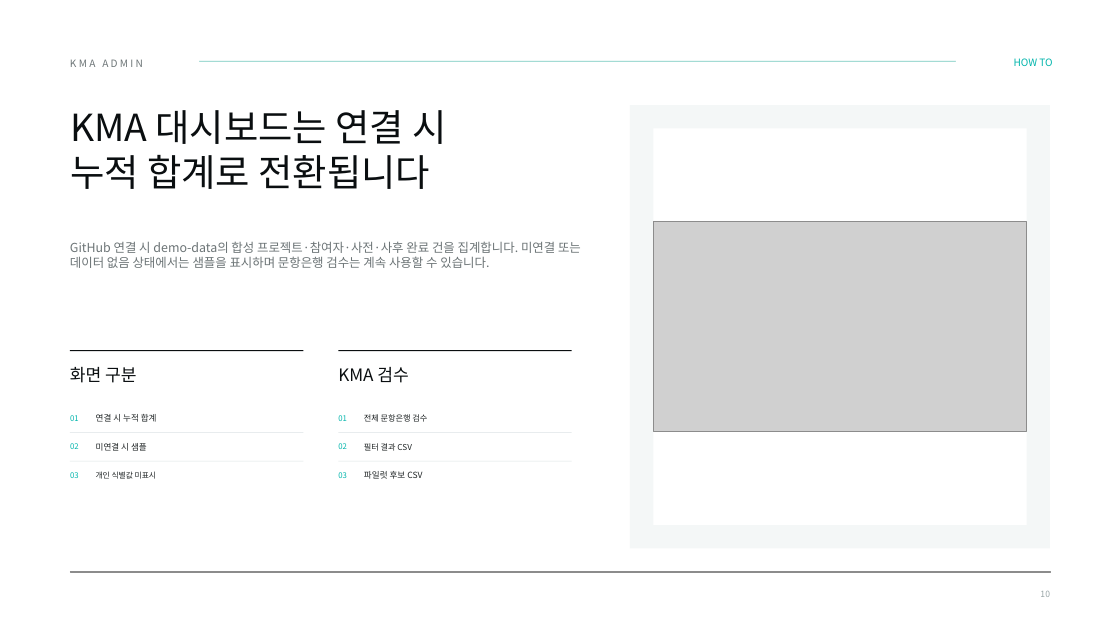
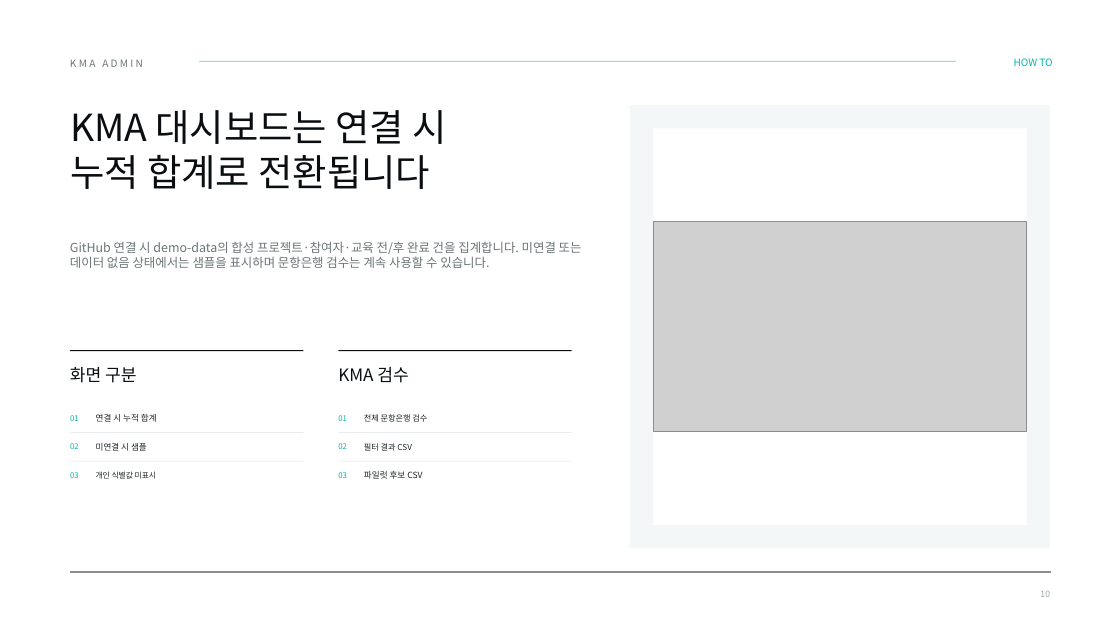
Before and after one commit to skytree96-cmyk/KMA_TAB_v2, a slide deck: slide 10 of docs/TAP_빠른사용가이드_v3.pptx. Drawn at 1120x630 pixels with LibreOffice and Linux fonts; fonts in the diff are those of the drawing; grey boxes stand for pictures. Boxes give left, top, right and bottom in pixels: in the first picture for what was removed or moved away, otherwise in the second. Text is boxed around its words. In the diff, an @@ line names an element or a change of style, - is before the commit and + after.

Commit message:
오픈페이지 검사 동선과 사용설명서 개선

```diff
--- a/docs/TAP_빠른사용가이드_v3.pptx
+++ b/docs/TAP_빠른사용가이드_v3.pptx
@@ text at [70, 241, 582, 268]: text changed @@
-GitHub 연결 시 demo-data의 합성 프로젝트·참여자·사전·사후 완료 건을 집계합니다. 미연결 또는 데이터 없음 상태에서는 샘플을 표시하며 문항은행 검수는 계속 사용할 수 있습니다.
+GitHub 연결 시 demo-data의 합성 프로젝트·참여자·교육 전/후 완료 건을 집계합니다. 미연결 또는 데이터 없음 상태에서는 샘플을 표시하며 문항은행 검수는 계속 사용할 수 있습니다.
```
Also in this commit, not shown: 11 other slides changed, 7 other files.
